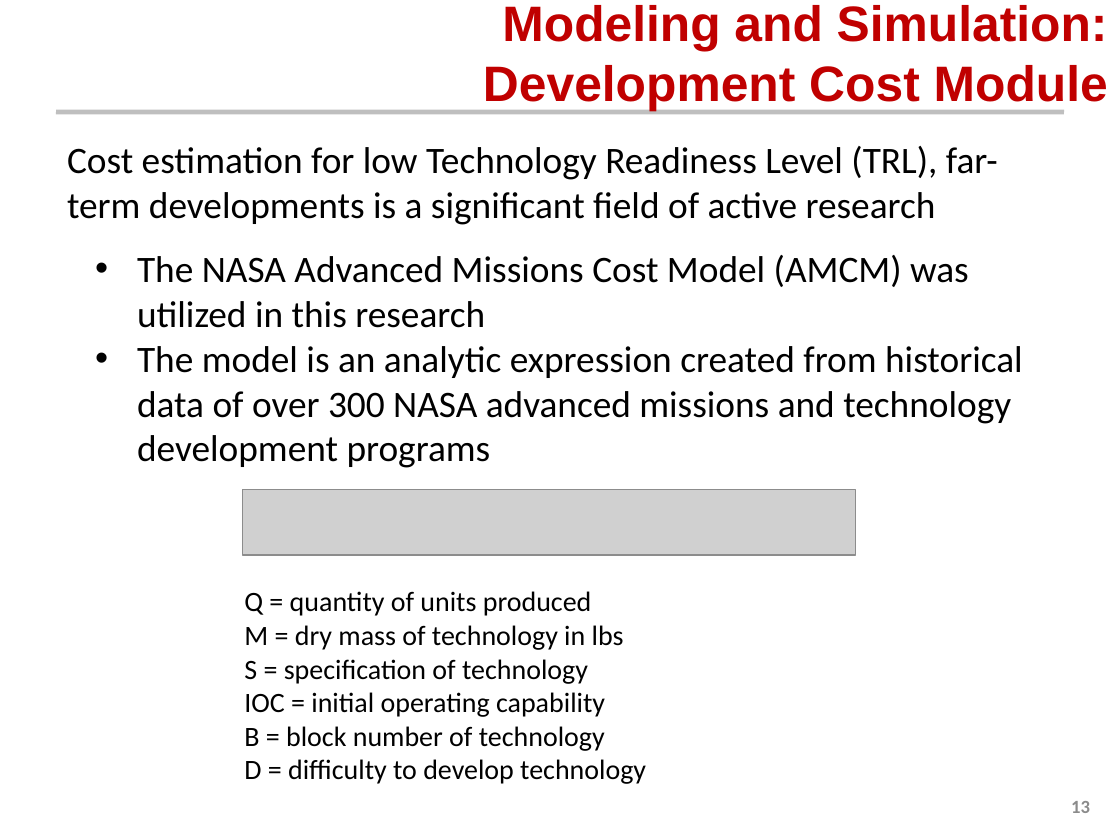
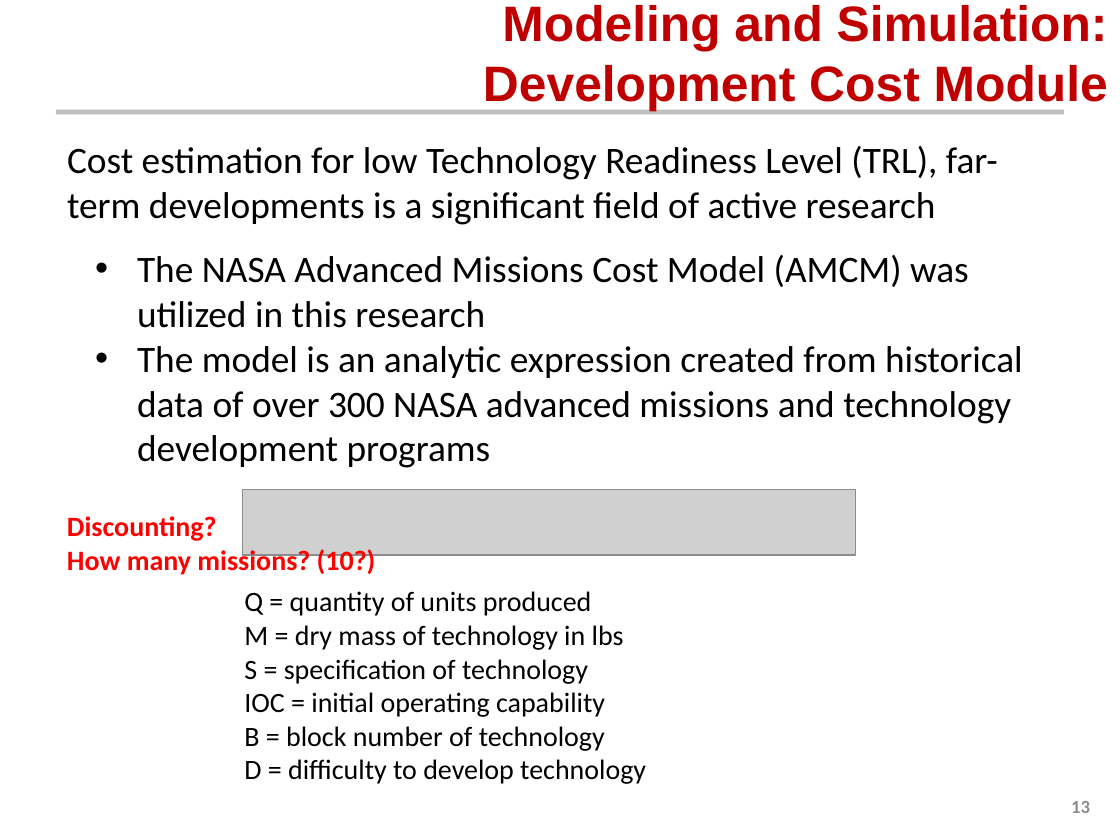
Before and after one commit to AeroSigma/Mars2040, a slide deck: slide 13 of MSDO/Assignment5/Mars 2040 Optimization Presentation.pptx. Drawn at 1120x840 pixels with LibreOffice and Linux fonts; fonts in the diff are those of the drawing; grey boxes stand for pictures; background and template pictures are left out. Boxes give left, top, right and bottom in pixels: in the first picture for what was removed or moved away, otherwise in the second. Text is boxed around its words. In the diff, an @@ line names an element or a change of style, - is before the commit and + after.

```diff
--- a/MSDO/Assignment5/Mars 2040 Optimization Presentation.pptx
+++ b/MSDO/Assignment5/Mars 2040 Optimization Presentation.pptx
@@ text added at bbox=[67, 516, 376, 577], 18 pt, text #FF0000, bold @@
+Discounting?
+How many missions? (10?)
```
Also in this commit, not shown: 3 other slides changed.
